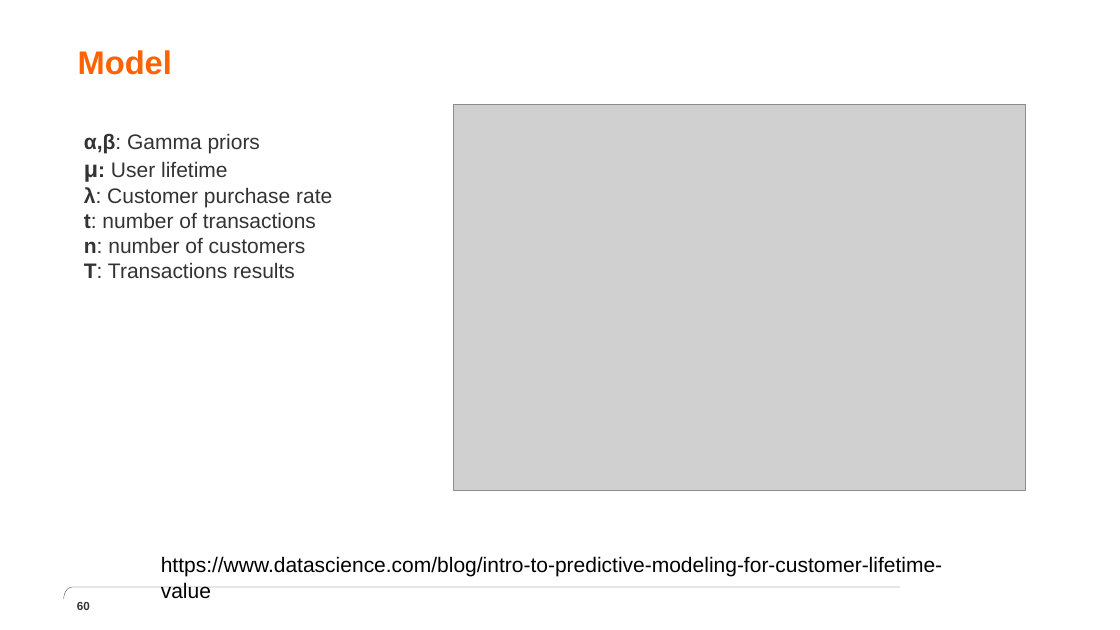
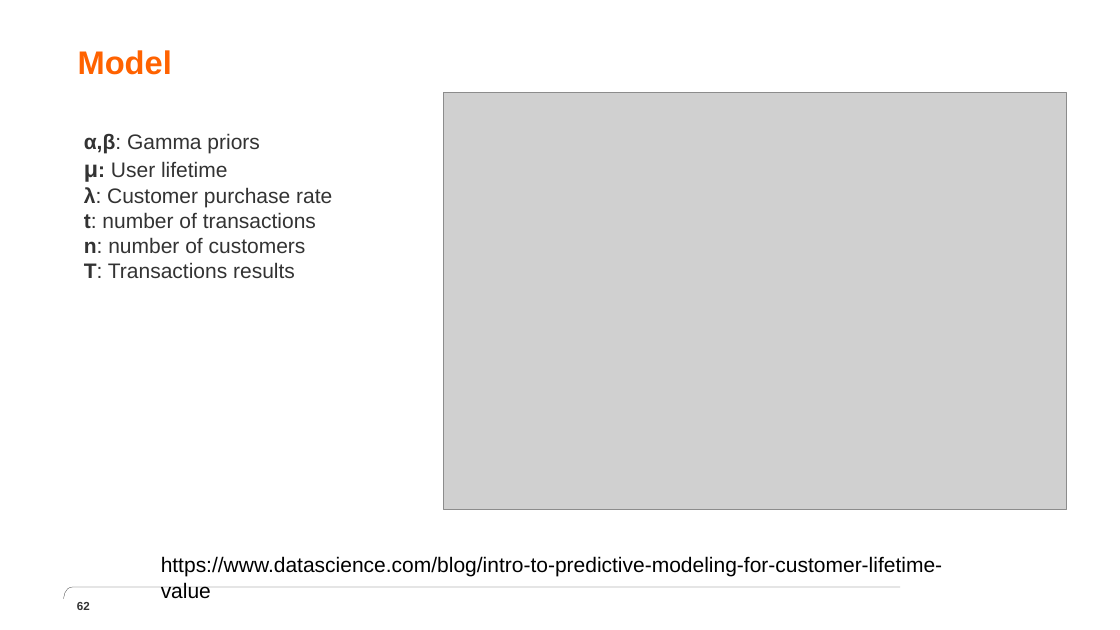
Before and after one commit to nawarhalabi/graphical_modeling, a slide deck: slide 62 of presentation.pptx (slide 60 before the commit). Drawn at 1120x630 pixels with LibreOffice and Linux fonts; fonts in the diff are those of the drawing; grey boxes stand for pictures; background and template pictures are left out. Boxes give left, top, right and bottom in pixels: in the first picture for what was removed or moved away, otherwise in the second. Text is boxed around its words. In the diff, an @@ line names an element or a change of style, - is before the commit and + after.

```diff
--- a/presentation.pptx
+++ b/presentation.pptx
@@ picture: place and size @@
-picture at (454,104,1026,490)
+picture at (444,92,1067,510)
@@ page number at (77,602,90,610): text changed @@
-60
+62
```
Also in this commit, not shown: 7 other slides changed, 2 slides added, 1 other file.
